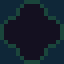
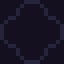
Before/after of a w=64, h=64 layered artwork. What changed in the layer stack:
added layer "dark4" above "dark3" over [0, 0, 64, 64]
